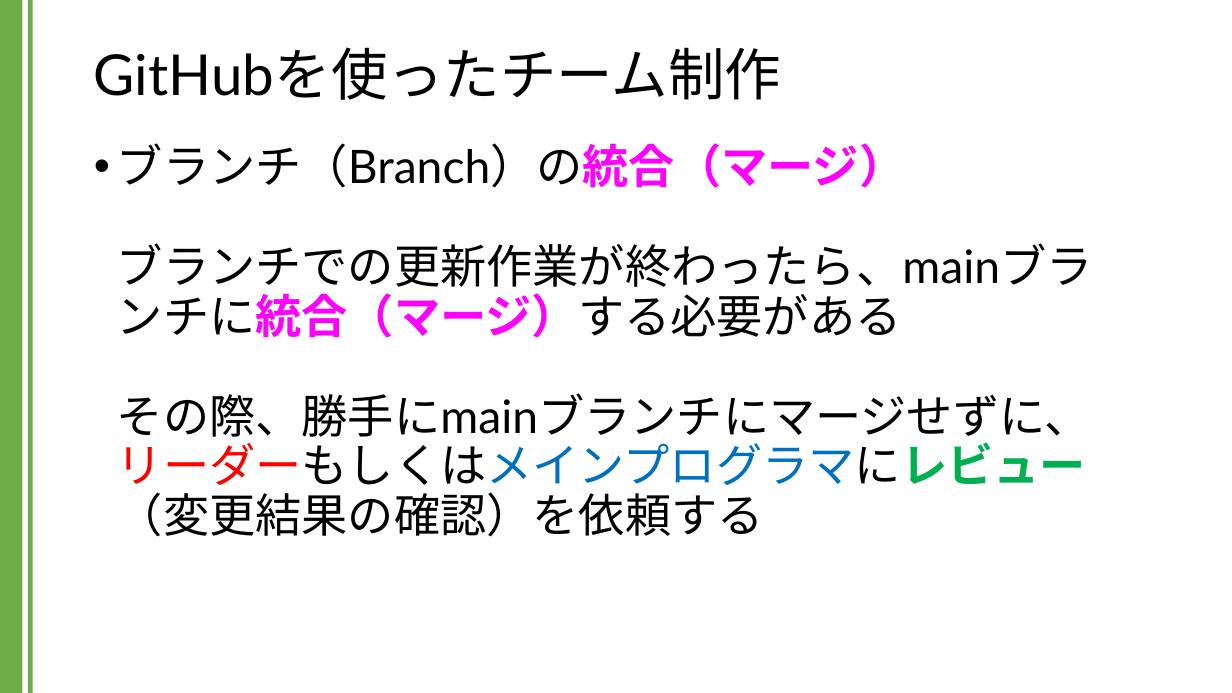
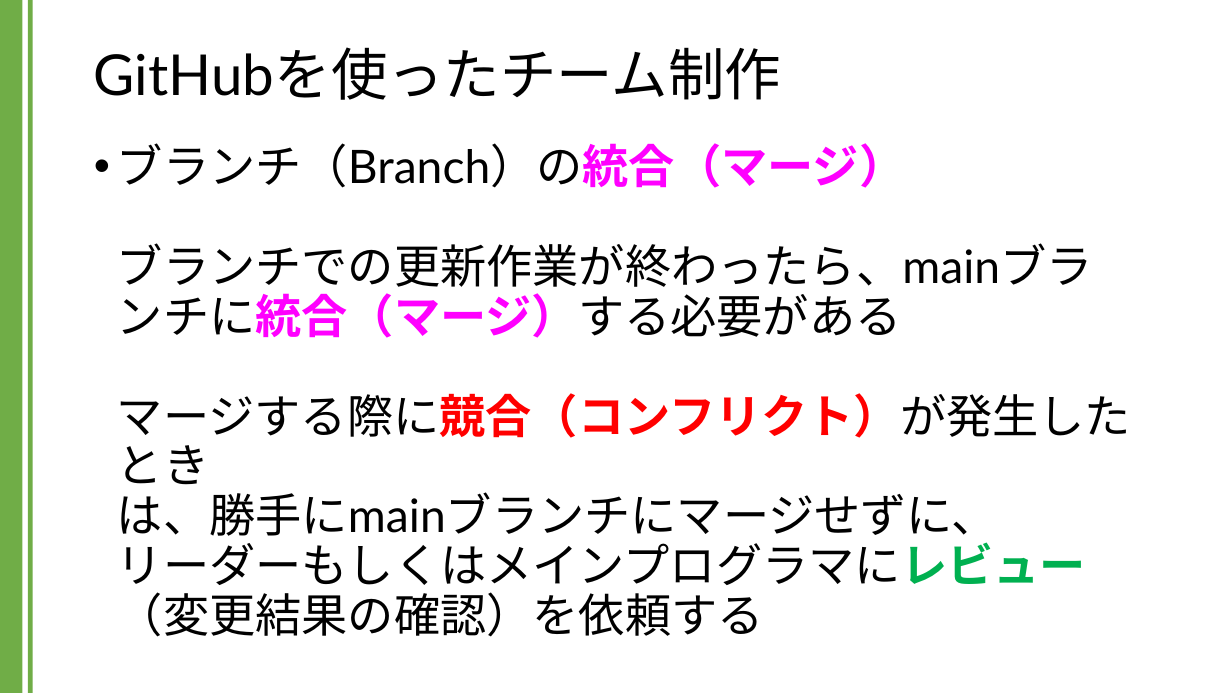
Before and after one commit to kic-murata/cpp2024, a slide deck: slide 38 of 授業資料/GitHubを用いたチーム制作.pptx (slide 37 before the commit). Drawn at 1232x693 pixels with LibreOffice and Linux fonts; fonts in the diff are those of the drawing. Boxes give left, top, right and bottom in pixels: in the first picture for what was removed or moved away, otherwise in the second. Text is boxed around its words. In the diff, an @@ line names an element or a change of style, - is before the commit and + after.

```diff
--- a/授業資料/GitHubを用いたチーム制作.pptx
+++ b/授業資料/GitHubを用いたチーム制作.pptx
@@ text at (x1=117, y1=143, x2=1131, y2=637): text changed @@
-• ブランチ（Branch）の統合（マージ）
-  ブランチでの更新作業が終わったら、mainブランチに統合（マージ）する必要がある
-  その際、勝手にmainブランチにマージせずに、
-  リーダーもしくはメインプログラマにレビュー
-  （変更結果の確認）を依頼する
+• ブランチ（Branch）の統合（マージ）
+  ブランチでの更新作業が終わったら、mainブランチに統合（マージ）する必要がある
+  マージする際に競合（コンフリクト）が発生したとき
+  は、勝手にmainブランチにマージせずに、
+  リーダーもしくはメインプログラマにレビュー
+  （変更結果の確認）を依頼する
```
Also in this commit, not shown: 2 other slides changed, 1 slide added, 1 other file.
